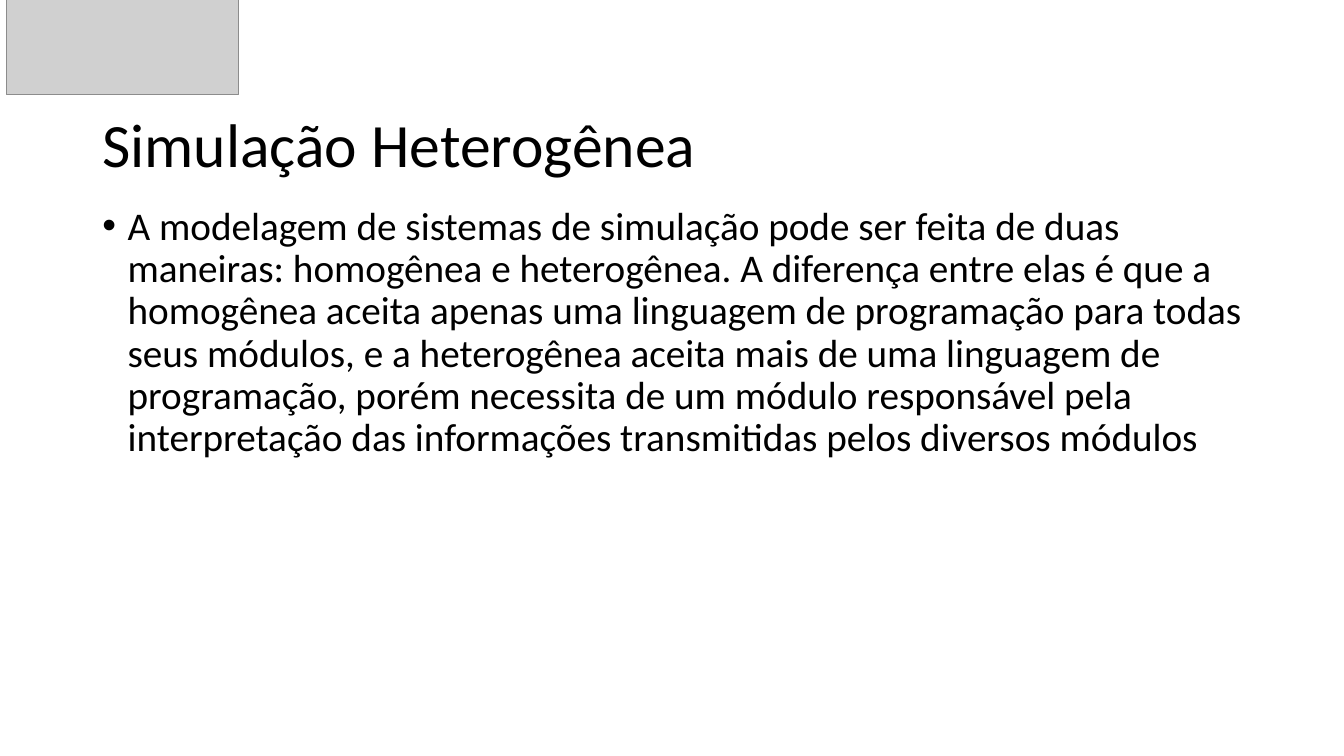
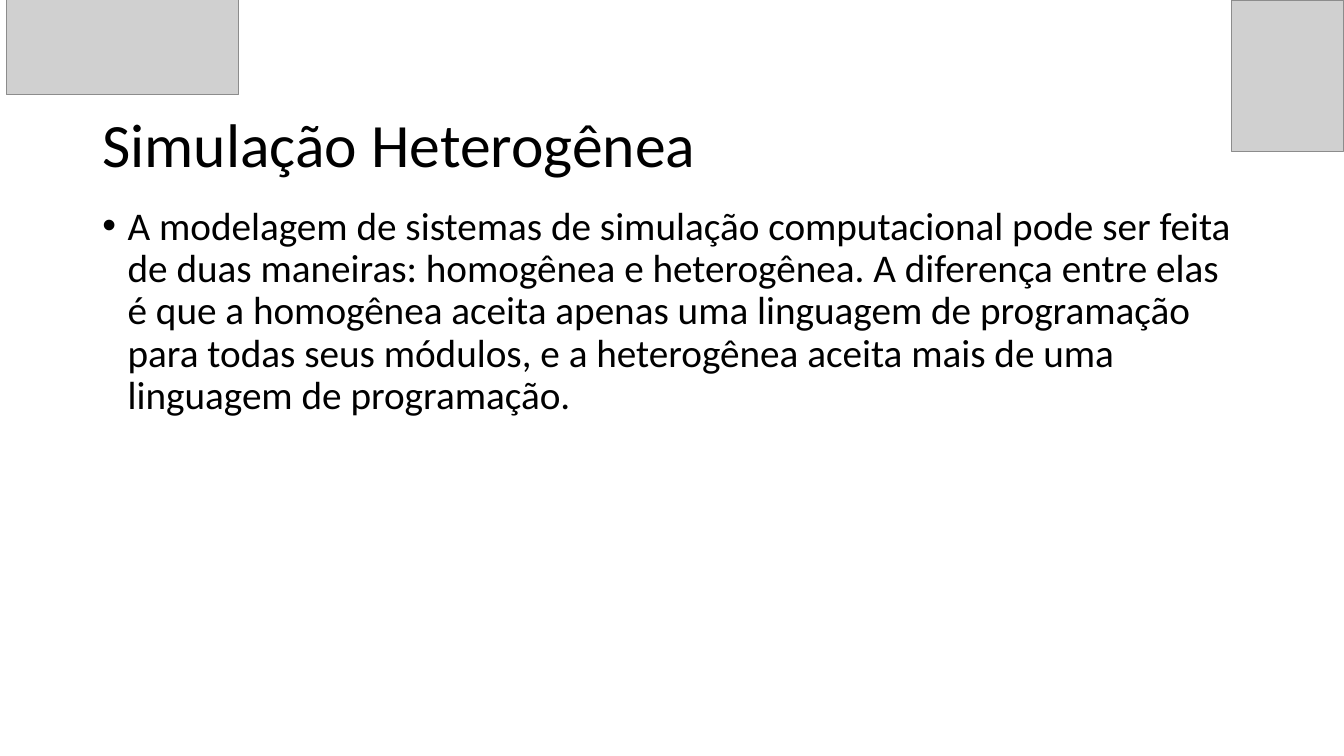
Before and after one commit to GuilhermeBizzani/TCC, a slide deck: slide 6 of Primeira apresentacao.pptx (slide 7 before the commit). Drawn at 1344x756 pixels with LibreOffice and Linux fonts; fonts in the diff are those of the drawing; grey boxes stand for pictures. Boxes give left, top, right and bottom in pixels: in the first picture for what was removed or moved away, otherwise in the second. Text is boxed around its words. In the diff, an @@ line names an element or a change of style, - is before the commit and + after.

```diff
--- a/Primeira apresentacao.pptx
+++ b/Primeira apresentacao.pptx
@@ picture added at [1232, 0, 1344, 151] @@
@@ text at [128, 212, 1231, 416]: text changed @@
-• A modelagem de sistemas de simulação pode ser feita de duas maneiras: homogênea e heterogênea. A diferença entre elas é que a homogênea aceita apenas uma linguagem de programação para todas seus módulos, e a heterogênea aceita mais de uma linguagem de programação, porém necessita de um módulo responsável pela interpretação das informações transmitidas pelos diversos módulos
+• A modelagem de sistemas de simulação computacional pode ser feita de duas maneiras: homogênea e heterogênea. A diferença entre elas é que a homogênea aceita apenas uma linguagem de programação para todas seus módulos, e a heterogênea aceita mais de uma linguagem de programação.
```
Also in this commit, not shown: 10 other slides changed, 5 slides added, 3 slides removed, 3 other files.
